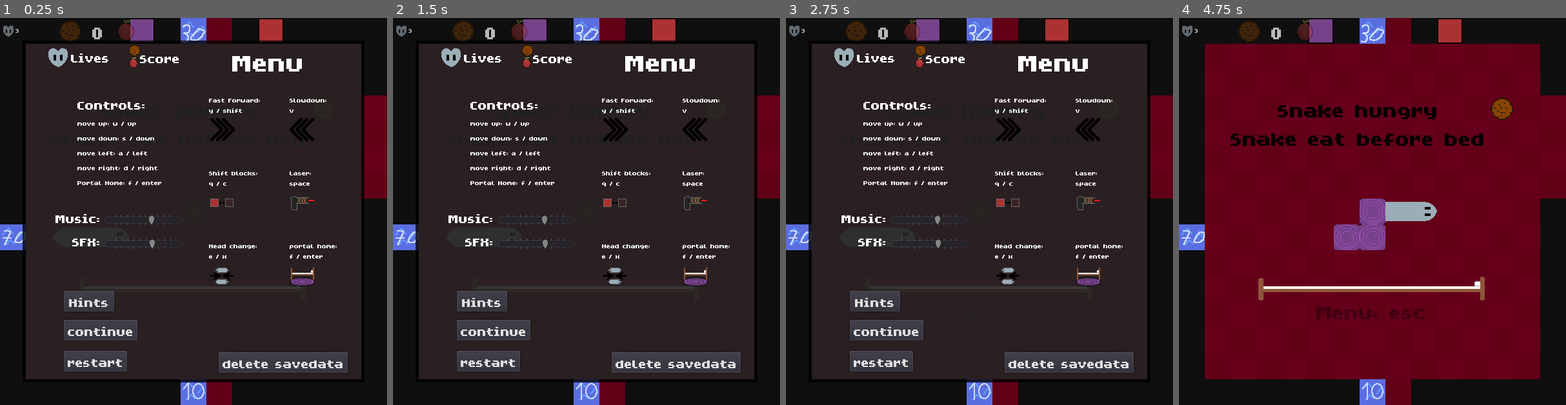
Above: before the commit, frames 1-4 (left to right).
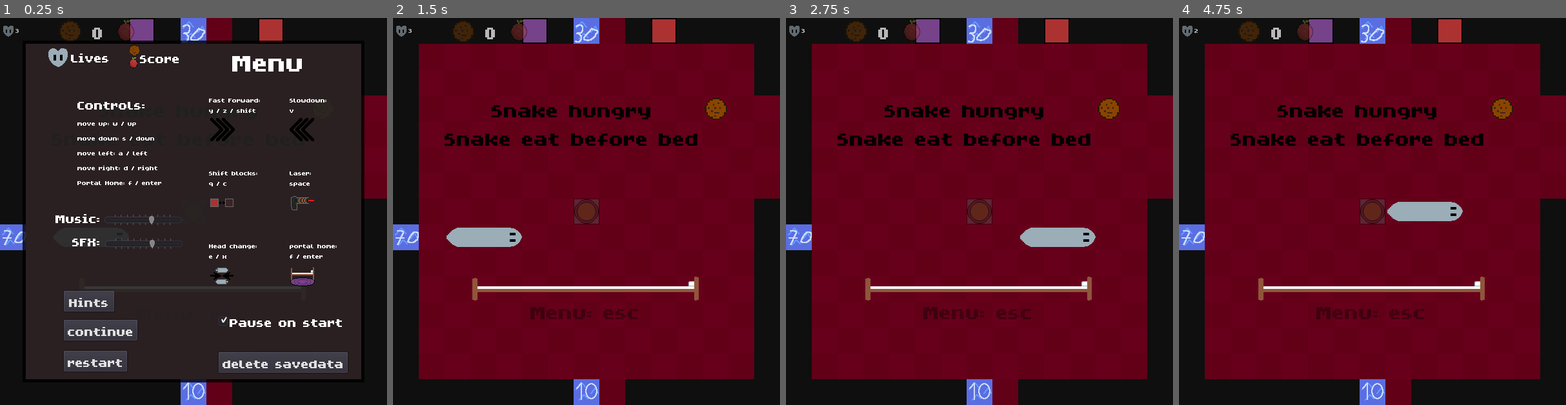
Above: after the commit, the same moments.

Repository: SockSteve/Sneku
Game: Godot game, scene res://MainGame.tscn
Two runs of this game, one before a commit and one after it. Both use one fixed random seed, a clock stepped at 60 frames per second and the inputs below.
Inputs (mouse positions are in pixels of both pictures, inside the frame that each line leads up to):
- Up to frame 1 (0.25 s): no input
- Up to frame 2 (1.5 s): click (675, 319) at 0.5 s, where only the run after the commit has a clickable "Pause on start"; click "restart" at 1.25 s
- Up to frame 3 (2.75 s): click (882, 362) at 2 s, where only the run before the commit has a clickable "restart"
- Up to frame 4 (4.75 s): click (1275, 362) at 2.75 s, where only the run before the commit has a clickable "restart"; click (1279, 331) at 3.5 s, where only the run before the commit has a clickable "continue"; tap Enter (teleport_home) at 4.25 s; hold Right (ui_right) from 4.28 s (still down); tap X (head_change) at 4.35 s

The runs differ from the first frame. In frame 1, 0.3% of the frame differs, in the area x 57-89%, y 23-80%; in frame 2, 76%, in the area x 5-95%, y 5-95%; in frame 3, 76%; in frame 4, 1.8%.

Commit message:
added quality of live features

Diff:
--- a/MainGame.gd
+++ b/MainGame.gd
@@ -92,10 +92,14 @@
 
 func _ready()->void:
 	#Input.set_mouse_mode(Input.MOUSE_MODE_HIDDEN)
-	Input.set_mouse_mode(Input.MOUSE_MODE_VISIBLE)
-	get_tree().paused = true
-	$CanvasLayer/Menu.visible = true
-	$CanvasLayer/Menu.pause_game()
+	if $CanvasLayer/Menu.dict.get("default_paused"):
+		Input.set_mouse_mode(Input.MOUSE_MODE_VISIBLE)
+		get_tree().paused = true
+		$CanvasLayer/Menu.visible = true
+		$CanvasLayer/Menu.pause_game()
+
+	else:
+		Input.set_mouse_mode(Input.MOUSE_MODE_HIDDEN)
 
 	$WorldCam.set_as_toplevel(true)
 	draw_snake()
--- a/MainGame.tscn
+++ b/MainGame.tscn
@@ -1596,6 +1596,7 @@
 position = Vector2( -1520, 280 )
 frames = SubResource( 13 )
 animation = "engima"
+frame = 3
 playing = true
 centered = false
 
@@ -1612,6 +1613,7 @@
 position = Vector2( 880, 280 )
 frames = SubResource( 13 )
 animation = "teleport"
+frame = 3
 playing = true
 centered = false
 
@@ -1797,7 +1799,7 @@
 visible = false
 position = Vector2( 280, 280 )
 frames = SubResource( 19 )
-frame = 2
+frame = 4
 playing = true
 centered = false
 
@@ -1819,7 +1821,7 @@
 visible = false
 position = Vector2( 280, 280 )
 frames = SubResource( 19 )
-frame = 1
+frame = 3
 playing = true
 centered = false
 
@@ -1827,6 +1829,7 @@
 visible = false
 position = Vector2( 280, 280 )
 frames = SubResource( 19 )
+frame = 2
 playing = true
 centered = false
 
--- a/Menu.gd
+++ b/Menu.gd
@@ -2,7 +2,7 @@
 
 var save_path = "user://save.dat"
 var save_path_settings = "user://save_settings.dat"
-var dict : Dictionary = {"sfx_volume": 0, "music_volume": 0}
+var dict : Dictionary = {"sfx_volume": 0, "music_volume": 0, "default_paused": true}
 var game_paused = false
 
 func _ready():
@@ -22,6 +22,8 @@
 					sfx_piece.volume_db = dict.get("sfx_volume")
 					$ColorRect2/SFXSlider.value = dict.get("sfx_volume")
 					print(dict)
+
+				$ColorRect2/CheckBox.pressed = dict.get("default_paused")
 
 
 func _on_Btn_Continue_pressed():
@@ -89,3 +91,12 @@
 
 func _on_Btn_Hints_pressed():
 	$Hints.visible = true
+
+
+func _on_CheckBox_pressed():
+	dict["default_paused"] = $ColorRect2/CheckBox.pressed
+	var file = File.new()
+	var error = file.open(save_path_settings, File.WRITE)
+	if error == OK:
+		file.store_var(dict)
+		file.close()
--- a/Menu.tscn
+++ b/Menu.tscn
@@ -123,9 +123,6 @@
 custom_fonts/font = SubResource( 2 )
 text = "Score"
 valign = 1
-__meta__ = {
-"_edit_use_anchors_": false
-}
 
 [node name="HBoxContainer" type="HBoxContainer" parent="ColorRect2"]
 anchor_left = 0.5
@@ -205,7 +202,7 @@
 margin_bottom = 29.0
 custom_fonts/font = ExtResource( 12 )
 text = "Fast Forward:
-y / shift"
+y / z / shift"
 
 [node name="TextureRect" type="TextureRect" parent="ColorRect2/HBoxContainer/VBoxContainer2/FastForward"]
 margin_top = 33.0
@@ -427,6 +424,17 @@
 "_edit_use_anchors_": false
 }
 
+[node name="CheckBox" type="CheckBox" parent="ColorRect2"]
+margin_left = 294.0
+margin_top = 413.0
+margin_right = 498.0
+margin_bottom = 447.0
+custom_fonts/font = ExtResource( 11 )
+pressed = true
+text = "Pause on start"
+align = 1
+icon_align = 1
+
 [node name="Hints" parent="." instance=ExtResource( 14 )]
 visible = false
 
@@ -436,3 +444,4 @@
 [connection signal="pressed" from="ColorRect2/Btn_Hints" to="." method="_on_Btn_Hints_pressed"]
 [connection signal="pressed" from="ColorRect2/Btn_Restart" to="." method="_on_Btn_Restart_pressed"]
 [connection signal="pressed" from="ColorRect2/deleteSavedata" to="." method="_on_deleteSavedata_pressed"]
+[connection signal="pressed" from="ColorRect2/CheckBox" to="." method="_on_CheckBox_pressed"]
--- a/project.godot
+++ b/project.godot
@@ -31,12 +31,18 @@
 boot_splash/image="res://Graphics/nail.png"
 boot_splash/use_filter=false
 config/icon="res://Graphics/nail.png"
+config/macos_native_icon="res://Graphics/nail.png"
+config/windows_native_icon="res://snek_head.ico"
 
 [display]
 
 window/size/width=600
 window/stretch/mode="2d"
 window/stretch/aspect="keep"
+
+[global]
+
+export=false
 
 [input]
 
@@ -89,6 +95,7 @@
 "deadzone": 0.5,
 "events": [ Object(InputEventKey,"resource_local_to_scene":false,"resource_name":"","device":0,"alt":false,"shift":false,"control":false,"meta":false,"command":false,"pressed":false,"scancode":89,"physical_scancode":0,"unicode":0,"echo":false,"script":null)
 , Object(InputEventKey,"resource_local_to_scene":false,"resource_name":"","device":0,"alt":false,"shift":false,"control":false,"meta":false,"command":false,"pressed":false,"scancode":16777237,"physical_scancode":0,"unicode":0,"echo":false,"script":null)
+, Object(InputEventKey,"resource_local_to_scene":false,"resource_name":"","device":0,"alt":false,"shift":false,"control":false,"meta":false,"command":false,"pressed":false,"scancode":90,"physical_scancode":0,"unicode":0,"echo":false,"script":null)
  ]
 }
 slowdown={
Not shown, added: CheatSheet.txt
Not shown, changed: export_presets.cfg
Binary file added: snek_head.ico
Not shown, changed: README.md
